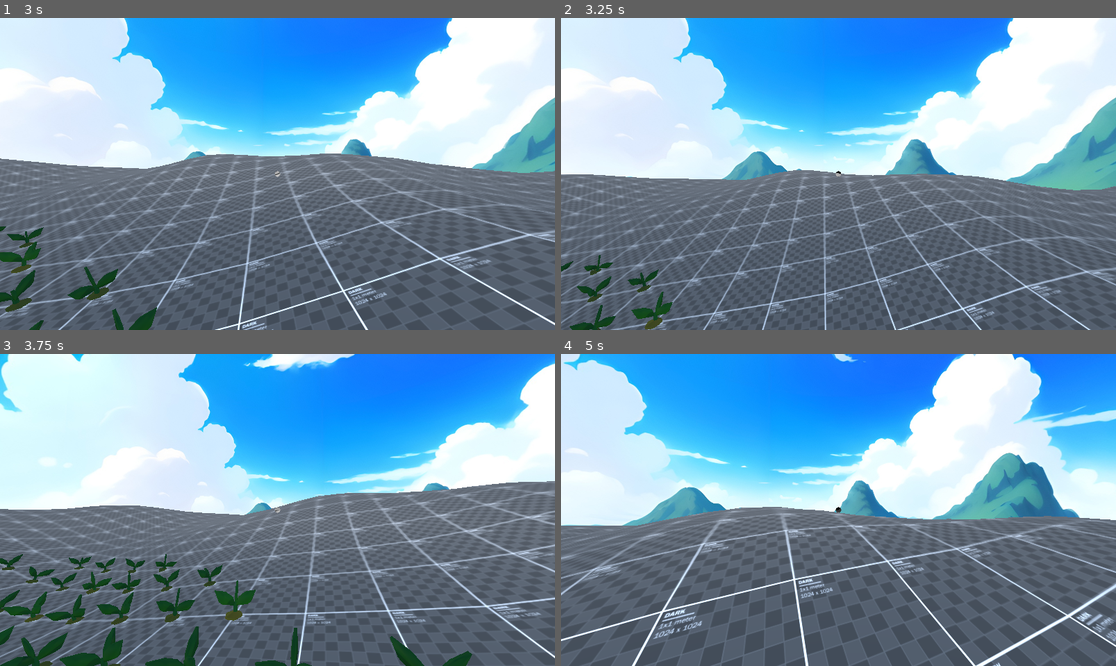
Above: before the commit, frames 1-4 (two rows, left to right).
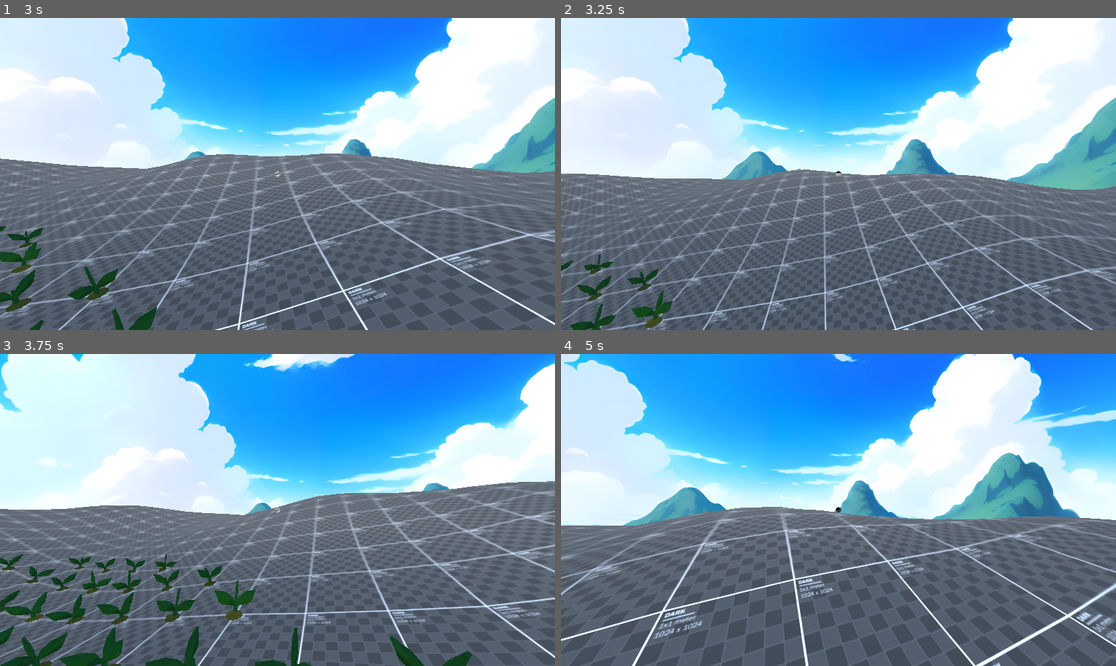
Above: after the commit, the same moments.

Repository: dairycultist/New-Hand-in-Mootown
Game: Godot game, scene res://world.tscn
Two runs of this game, one before a commit and one after it. Both use one fixed random seed, a clock stepped at 60 frames per second and the inputs below.
Inputs (mouse positions are in pixels of both pictures, inside the frame that each line leads up to):
- Up to frame 1 (3 s): tap Enter (ui_accept) at 0.5, 0.77, 1.52 s; move the mouse to (271, 180) at 0.52 s; hold E (interact) 0.53-1.28 s; hold W (walk_up) 0.53-2.78 s; move the mouse to (316, 177) at 1.27 s; tap E (interact) at 1.35, 2.85 s; move the mouse to (233, 170) at 2.02 s; hold E (interact) 2.03-2.78 s; move the mouse to (283, 174) at 2.77 s; hold A (walk_left) from 2.78 s (still down)
- Up to frame 2 (3.25 s): keep holding A (walk_left); tap Enter (ui_accept) at 3.02 s
- Up to frame 3 (3.75 s): move the mouse to (255, 503) at 3.52 s; release A (walk_left) at 3.53 s; hold W (walk_up) from 3.53 s (still down); hold E (interact) from 3.53 s (still down)
- Up to frame 4 (5 s): keep holding W (walk_up); tap Enter (ui_accept) at 3.77, 4.52 s; move the mouse to (866, 510) at 4.27 s; release E (interact) at 4.28 s; tap E (interact) at 4.35 s

Frame 1 is identical in both runs. In frame 2, 4.4% of the frame differs, in the area x 0-100%, y 48-100%; in frame 3, 0.1%; in frame 4, 0.4%.

Commit message:
Crops have disabled colliders until fully grown

Diff:
--- a/crop/crop.gd
+++ b/crop/crop.gd
@@ -1,6 +1,6 @@
 extends RigidBody3D
 
-var growth := 0.0
+var growth := 0.0 # 0->1 is growing, then becomes -1 once fully grown
 var seconds_to_fully_grown : int
 var mat : Material
 
@@ -20,13 +20,21 @@
 	mat = $Mesh.get_surface_override_material(0).duplicate()
 	$Mesh.set_surface_override_material(0, mat)
 
+	# disable the collider until fully grown
+	$Collider.disabled = true
+
 	set_locked(true)
 
 func _process(delta: float) -> void:
 
-	growth = min(1.0, growth + delta / seconds_to_fully_grown)
+	if growth >= 0.0:
 
-	mat.set("shader_parameter/growth", growth);
+		growth = min(1.0, growth + delta / seconds_to_fully_grown)
+		mat.set("shader_parameter/growth", growth);
+
+		if growth >= 1.0:
+			growth = -1.0
+			$Collider.disabled = false
 
 func get_locked():
 	return axis_lock_linear_x
@@ -44,8 +52,8 @@
 
 	# wait until the object has a really high upward force on it
 	# before unfreezing
-	if get_locked() and force.y > 120 and growth == 1.0:
+	if get_locked() and force.y > 120 and growth < 0.0:
 
 		set_locked(false)
-		position.y += 0.3
+		position.y += 0.5
 		# play a pop sound
